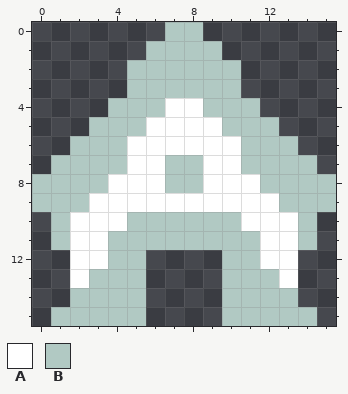
One commit to this pixel-art file: ProjectMicro/Assets/Art/Features/Town01.aseprite. Above is the file before it was changed.
16x16 pixels, 1 frame.
Palette (. is transparent): A #ffffff  B #b1c9c3
Pixels before, first column x 0:
 0 .......BB.......
 1 ......BBBB......
 2 .....BBBBBB.....
 3 .....BBBBBB.....
 4 ....BBBAABBB....
 5 ...BBBAAAABBB...
 6 ..BBBAAAAAABBB..
 7 .BBBBAABBAABBBB.
 8 BBBBAAABBAAABBBB
 9 BBBAAAAAAAAAABBB
10 .BAAABBBBBBAAAB.
11 .BAABBBBBBBBAAB.
12 ..AABB....BBAA..
13 ..ABBB....BBBA..
14 ..BBBB....BBBB..
15 .BBBBB....BBBBB.
The same view after the edit:
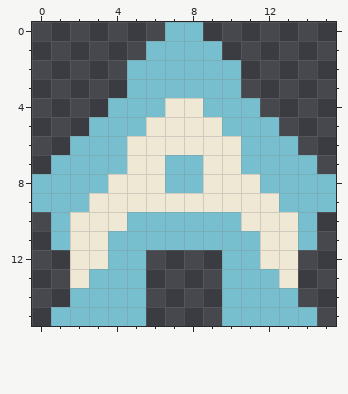
The exact change:
colour A: #ffffff -> #eee8d5
colour B: #b1c9c3 -> #77bfcf
Boxes around the changes in both pictures, in picture pixels (x1, y1, x2, y2):
changed: (32, 22, 336, 326)
